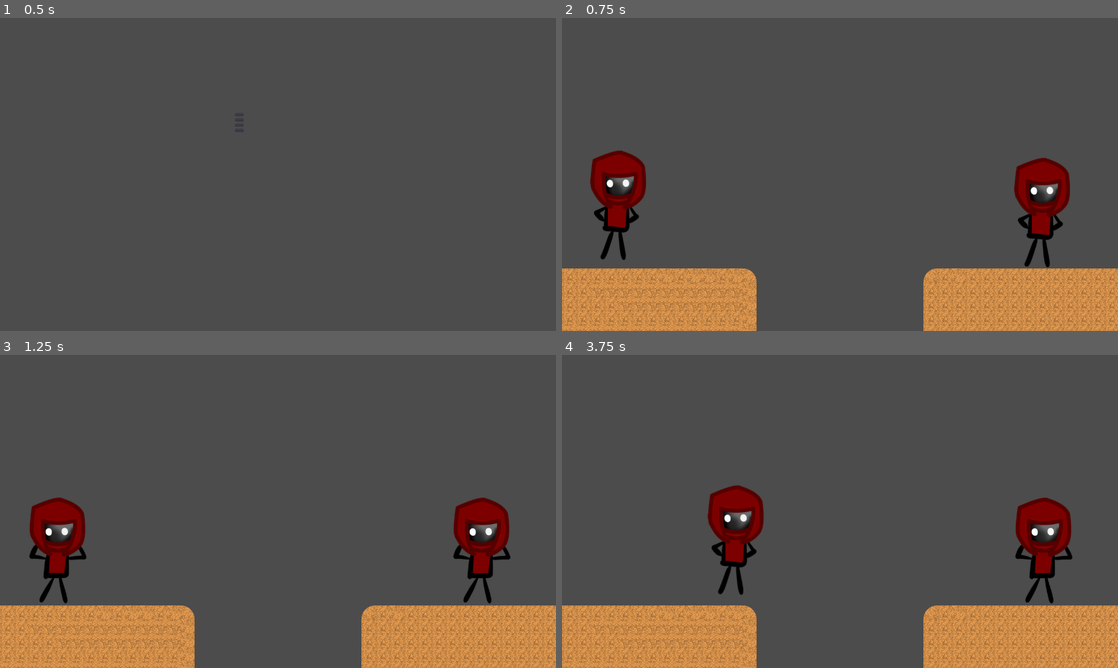
Above: before the commit, frames 1-4 (two rows, left to right).
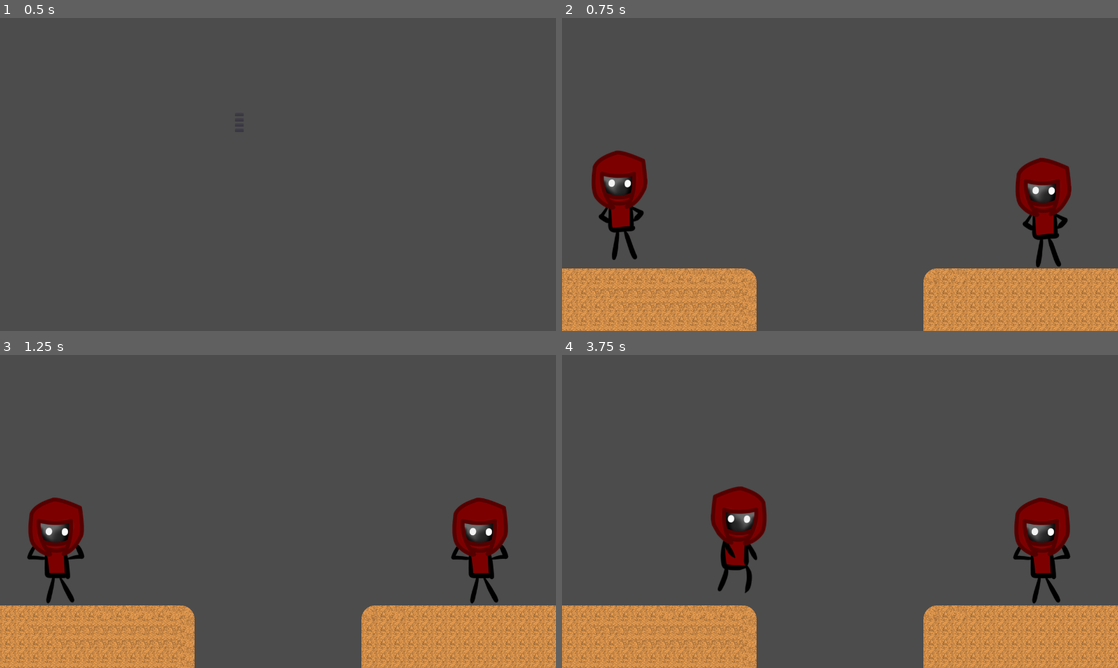
Above: after the commit, the same moments.

Repository: DandyGames/LudumDare48
Game: Godot game, scene res://Scenes/Menu/MainMenu.tscn
The game is run twice, just before and just after one commit, with the same random seed, the same clock (stepped at 60 frames per second) and the same inputs.
Inputs:
- Up to frame 1 (0.5 s): no input
- Up to frame 2 (0.75 s): click "Start" at 0.5 s
- Up to frame 3 (1.25 s): no input
- Up to frame 4 (3.75 s): hold D (p0_right) 1.28-2.03 s; hold S (p0_down) 2.03-2.78 s; hold D (p0_right) 2.78-3.53 s; hold W (p0_up) from 3.53 s (still down)

Frame 1 is identical in both runs. In frame 2, 1.9% of the frame differs, in the area x 5-92%, y 43-80%; in frame 3, 1.8%; in frame 4, 2.1%, in the area x 26-92%, y 41-80%.

Commit message:
24h milestone

Diff:
--- a/Images/Sprites/PlayerSprite.tres
+++ b/Images/Sprites/PlayerSprite.tres
@@ -21,6 +21,11 @@
 
 [resource]
 animations = [ {
+"frames": [ ExtResource( 1 ), ExtResource( 2 ), ExtResource( 4 ), ExtResource( 3 ), ExtResource( 5 ) ],
+"loop": true,
+"name": "p1_walkright",
+"speed": 8.0
+}, {
 "frames": [ ExtResource( 7 ), ExtResource( 6 ), ExtResource( 8 ), ExtResource( 9 ), ExtResource( 10 ) ],
 "loop": true,
 "name": "p1_walkleft",
@@ -35,9 +40,4 @@
 "loop": true,
 "name": "p1_idle",
 "speed": 4.0
-}, {
-"frames": [ ExtResource( 1 ), ExtResource( 2 ), ExtResource( 4 ), ExtResource( 3 ), ExtResource( 5 ) ],
-"loop": true,
-"name": "p1_walkright",
-"speed": 8.0
 } ]
--- a/Scripts/Game.gd
+++ b/Scripts/Game.gd
@@ -23,18 +23,8 @@
 	get_node("Player1").apply_impulse(Vector2(0,0),p1_mov*speed)#move_and_collide(p1_mov*speed)
 
 func HandlePlayerInput():
-	if p0_mov.x > 0:
-		$Player0.AnimIdleRight()
-	else:
-		$Player0.AnimIdleLeft()
-	if p1_mov.x > 0:
-		$Player1.AnimIdleRight()
-	else:
-		$Player1.AnimIdleLeft()
-
 	p0_mov = Vector2(0, 0)
 	p1_mov = Vector2(0, 0)
-
 	if Input.is_action_pressed("p0_right"):
 		p0_mov += Vector2(1, 0)
 		$Player0.AnimWalkRight()
--- a/Scripts/Player.gd
+++ b/Scripts/Player.gd
@@ -5,6 +5,10 @@
 export var water = 100
 export var stamina = 100
 export var matches = 5
+var IsIdle = true
+var IsWalk = false
+var IsFalling = false
+var IsFacingRight = true
 var alive = true
 var id = "Player 1"
 func _ready():
@@ -13,17 +17,33 @@
 	get_node("Name").text = id
 	AnimIdleRight()
 func AnimIdleRight():
-	$AnimatedSprite.flip_h = false
-	$AnimatedSprite.play('p1_idle')
+	if !IsIdle:
+		$AnimatedSprite.flip_h = false
+		$AnimatedSprite.play('p1_idle')
+		IsIdle = true
+		IsWalk = false
+		IsFacingRight = true
 
 func AnimIdleLeft():
-	$AnimatedSprite.flip_h = true
-	$AnimatedSprite.play('p1_idle')
+	if !IsIdle:
+		$AnimatedSprite.flip_h = true
+		$AnimatedSprite.play('p1_idle')
+		IsIdle= true
+		IsWalk = false
+		IsFacingRight = false
 
 func AnimWalkRight():
-	$AnimatedSprite.flip_h = false
-	$AnimatedSprite.play('p1_walkright')
+	if !IsWalk:
+		$AnimatedSprite.flip_h = false
+		$AnimatedSprite.play('p1_walkright')
+		IsWalk = true
+		IsIdle= false
+		IsFacingRight = true
 
 func AnimWalkLeft():
-	$AnimatedSprite.flip_h = false
-	$AnimatedSprite.play('p1_walkleft')
+	if !IsWalk:
+		$AnimatedSprite.flip_h = false
+		$AnimatedSprite.play('p1_walkleft')
+		IsWalk = true
+		IsIdle= false
+		IsFacingRight = false
